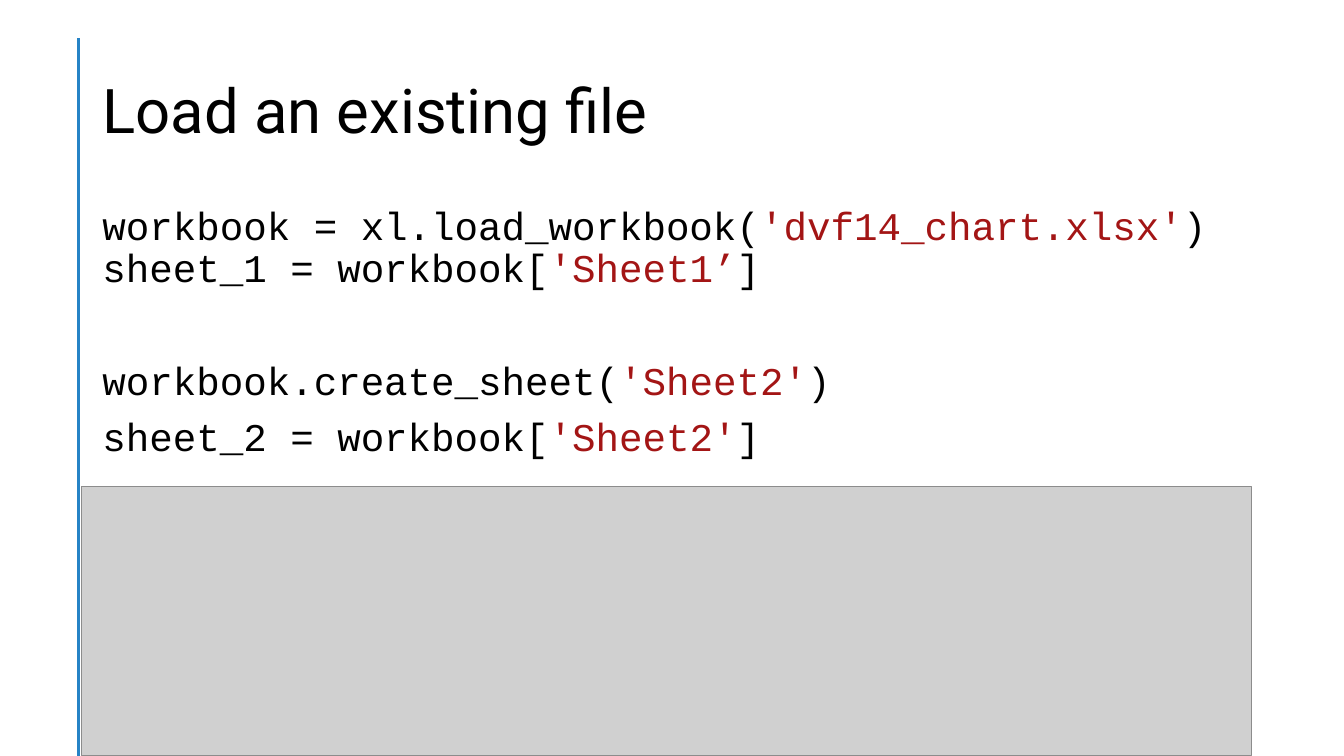
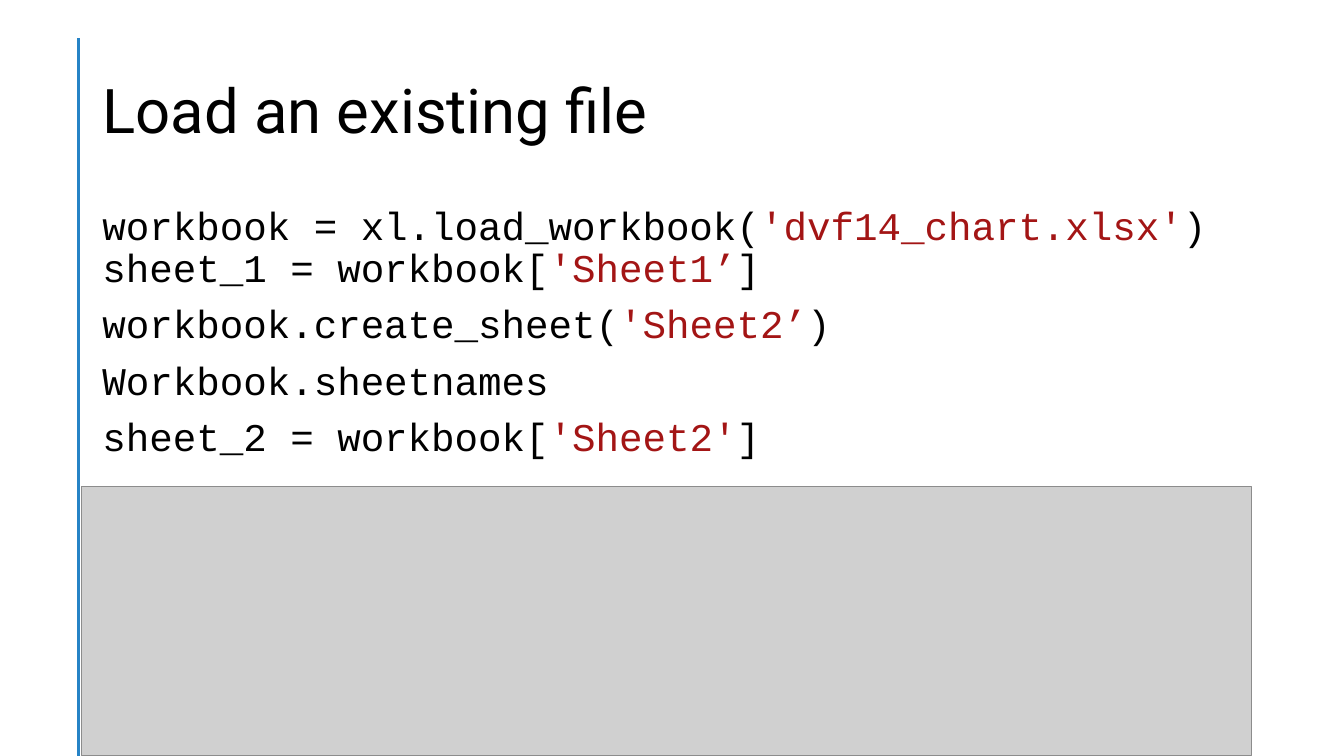
Before and after one commit to slevin48/training, a slide deck: slide 4 of doc/Automate Excel 101.pptx. Drawn at 1344x756 pixels with LibreOffice and Linux fonts; fonts in the diff are those of the drawing; grey boxes stand for pictures. Boxes give left, top, right and bottom in pixels: in the first picture for what was removed or moved away, otherwise in the second. Text is boxed around its words. In the diff, an @@ line names an element or a change of style, - is before the commit and + after.

```diff
--- a/doc/Automate Excel 101.pptx
+++ b/doc/Automate Excel 101.pptx
@@ text at (102,310,830,396): text changed @@
-workbook.create_sheet('Sheet2')
+workbook.create_sheet('Sheet2’)
+Workbook.sheetnames
```
Also in this commit, not shown: 2 other files.
